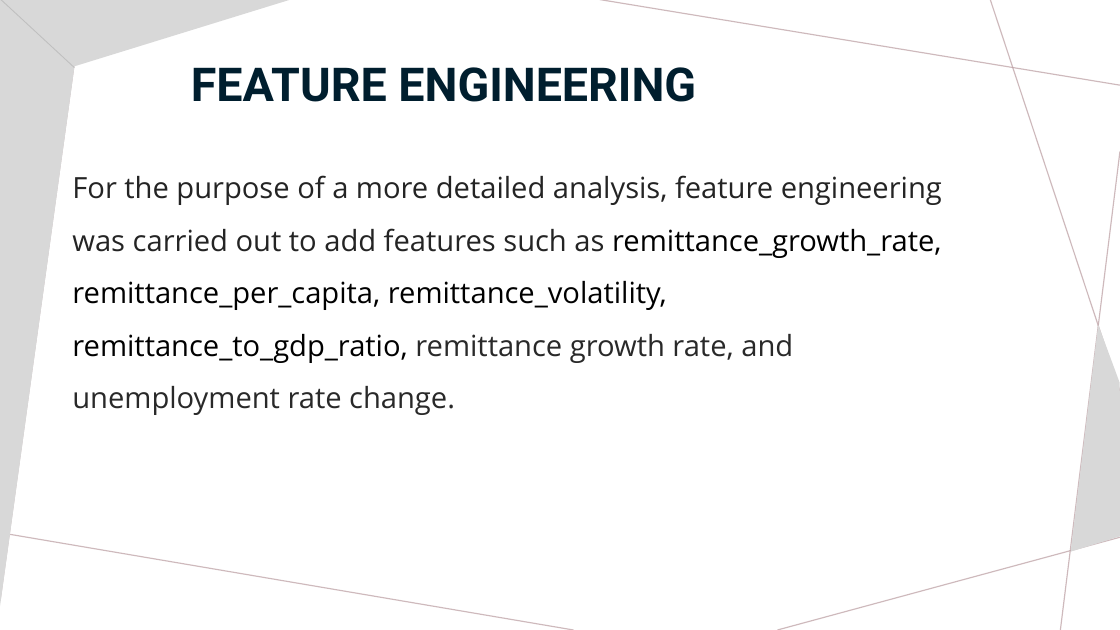
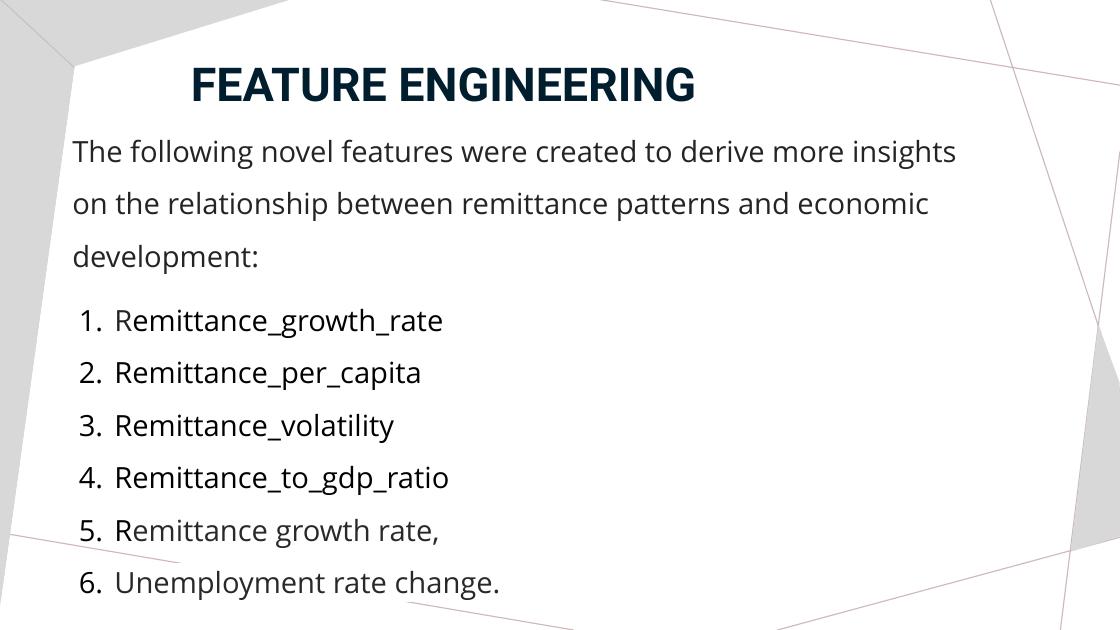
Before and after one commit to MiracleUche123/CatBoost-Team-Project, a slide deck: slide 16 of Presentation Slide Team Catboost.pptx (slide 12 before the commit). Drawn at 1120x630 pixels with LibreOffice and Linux fonts; fonts in the diff are those of the drawing. Boxes give left, top, right and bottom in pixels: in the first picture for what was removed or moved away, otherwise in the second. Text is boxed around its words. In the diff, an @@ line names an element or a change of style, - is before the commit and + after.

```diff
--- a/Presentation Slide Team Catboost.pptx
+++ b/Presentation Slide Team Catboost.pptx
@@ text at [72, 139, 956, 600]: text changed; text colour #000000 to #242424 @@
-For the purpose of a more detailed analysis, feature engineering was carried out to add features such as remittance_growth_rate, remittance_per_capita, remittance_volatility, remittance_to_gdp_ratio, remittance growth rate, and unemployment rate change.
+The following novel features were created to derive more insights on the relationship between remittance patterns and economic development:
+1. Remittance_growth_rate
+2. Remittance_per_capita
+3. Remittance_volatility
+4. Remittance_to_gdp_ratio
+5. Remittance growth rate,
+6. Unemployment rate change.
```
Also in this commit, not shown: 7 other slides changed, 10 slides added, 5 slides removed.
